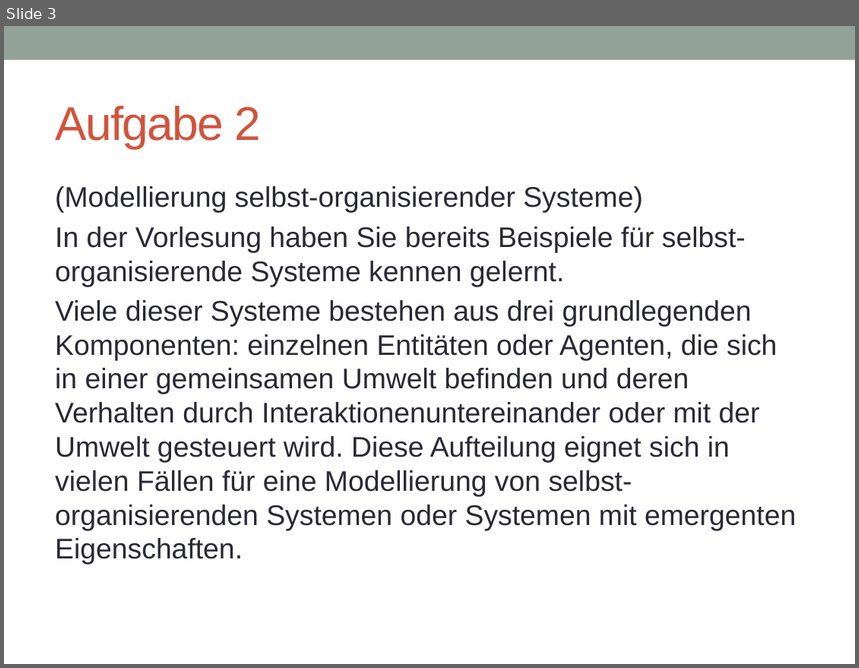
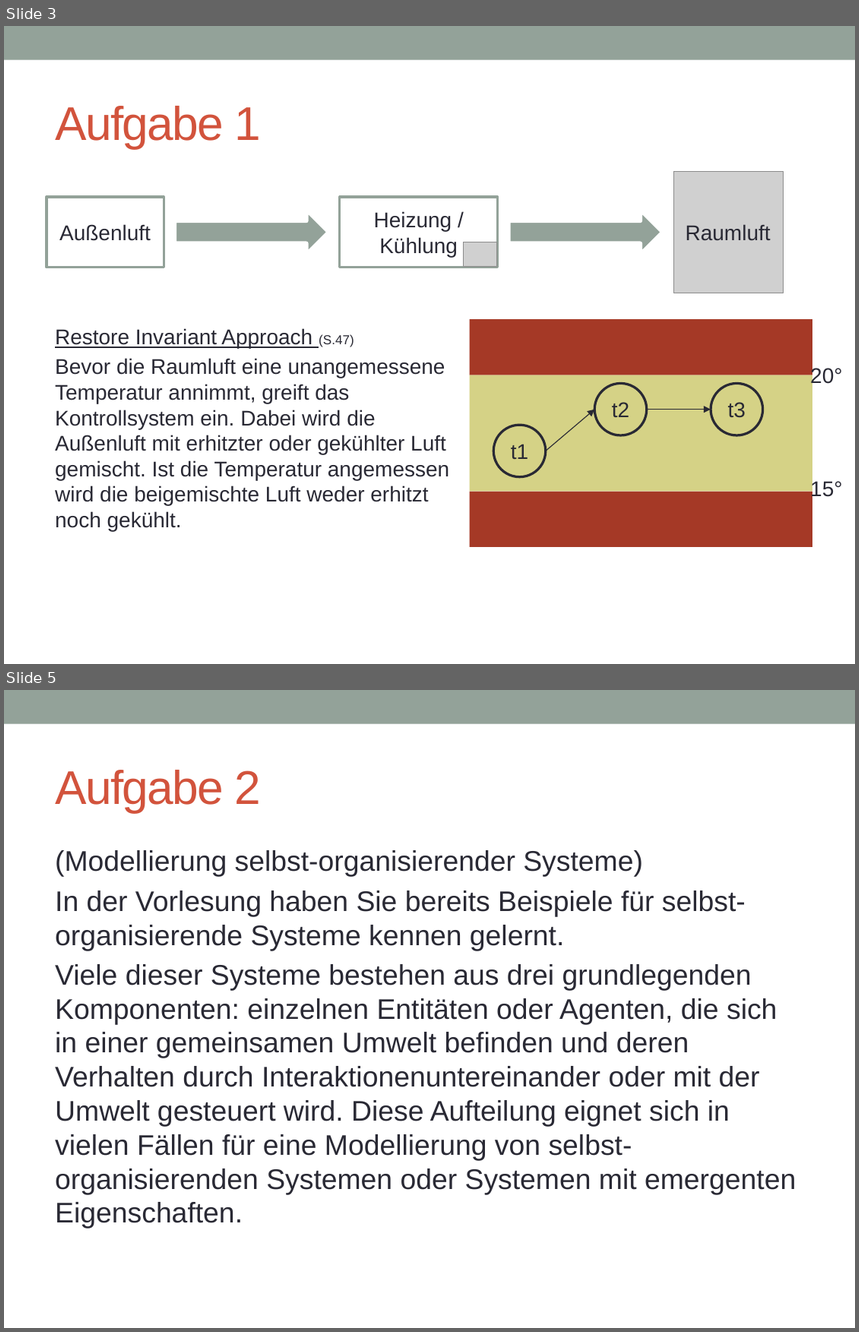
Before and after one commit to SOAS-Uni-Augsburg/ws16-17-group-01, a slide deck: Blatt-01/Übungsblatt 1 SOAS.pptx. Shown one above the other, each under a label of ours: slide 3 before the commit, slides 3 and 5 after it; the slides between them are not shown. The pictures are 859x668 and 859x1332 pixels, drawn with LibreOffice and Linux fonts; fonts in the diff are those of the drawing; grey boxes stand for pictures. Boxes give left, top, right and bottom in pixels: in the first picture for what was removed or moved away, otherwise in the second. Text is boxed around its words. In the diff, an @@ line names an element or a change of style, - is before the commit and + after.

```diff
--- a/Blatt-01/Übungsblatt 1 SOAS.pptx
+++ b/Blatt-01/Übungsblatt 1 SOAS.pptx
@@ slide 3 added at bbox=[4, 26, 855, 664], background #FFFFFF; not listed: 1 template element that a slide beside it also shows @@
@@ title added at bbox=[55, 106, 262, 149], 40 pt, text #D2533C @@
+Aufgabe 1
@@ picture added at bbox=[674, 172, 784, 294] @@
@@ rectangle added at bbox=[47, 197, 164, 268], fill #FFFFFF, outline #93A299 2.08 pt, 18 pt, text #292934 @@
+Außenluft
@@ rectangle added at bbox=[340, 197, 498, 268], fill #FFFFFF, outline #93A299 2.08 pt, 18 pt, text #292934 @@
+Heizung / Kühlung
@@ right arrow added at bbox=[174, 210, 329, 255], fill #93A299, outline #FFFFFF 3.5 pt @@
@@ right arrow added at bbox=[509, 210, 663, 255], fill #93A299, outline #FFFFFF 3.5 pt @@
@@ text added at bbox=[686, 224, 771, 241], 18 pt, text #292934 @@
+Raumluft
@@ picture added at bbox=[464, 242, 496, 267] @@
@@ rectangle added at bbox=[470, 319, 813, 376], fill #A53926 @@
@@ text added at bbox=[55, 328, 449, 531], 18 pt, text #292934 @@
+Restore Invariant Approach (S.47)
+Bevor die Raumluft eine unangemessene Temperatur annimmt, greift das Kontrollsystem ein. Dabei wird die Außenluft mit erhitzter oder gekühlter Luft gemischt. Ist die Temperatur angemessen wird die beigemischte Luft weder erhitzt noch gekühlt.
@@ text added at bbox=[810, 366, 842, 387], 18 pt, text #292934 @@
+20°
@@ rectangle added at bbox=[470, 375, 813, 491], fill #D5D286 @@
@@ ellipse added at bbox=[595, 383, 647, 436], outline #292934 2.08 pt, 18 pt, text #292934 @@
+t2
@@ ellipse added at bbox=[711, 383, 762, 436], outline #292934 2.08 pt, 18 pt, text #292934 @@
+t3
@@ arrow added from (545, 452) to (595, 410), #292934 0.75 pt @@
@@ arrow added from (647, 410) to (711, 410), #292934 0.75 pt @@
@@ ellipse added at bbox=[493, 425, 545, 477], outline #292934 2.08 pt, 18 pt, text #292934 @@
+t1
@@ text added at bbox=[810, 480, 842, 500], 18 pt, text #292934 @@
+15°
@@ rectangle added at bbox=[470, 492, 813, 548], fill #A53926 @@
@@ what was slide 3 is now slide 5 @@
```
Also in this commit, not shown: 2 slides changed, 1 other slide added.
